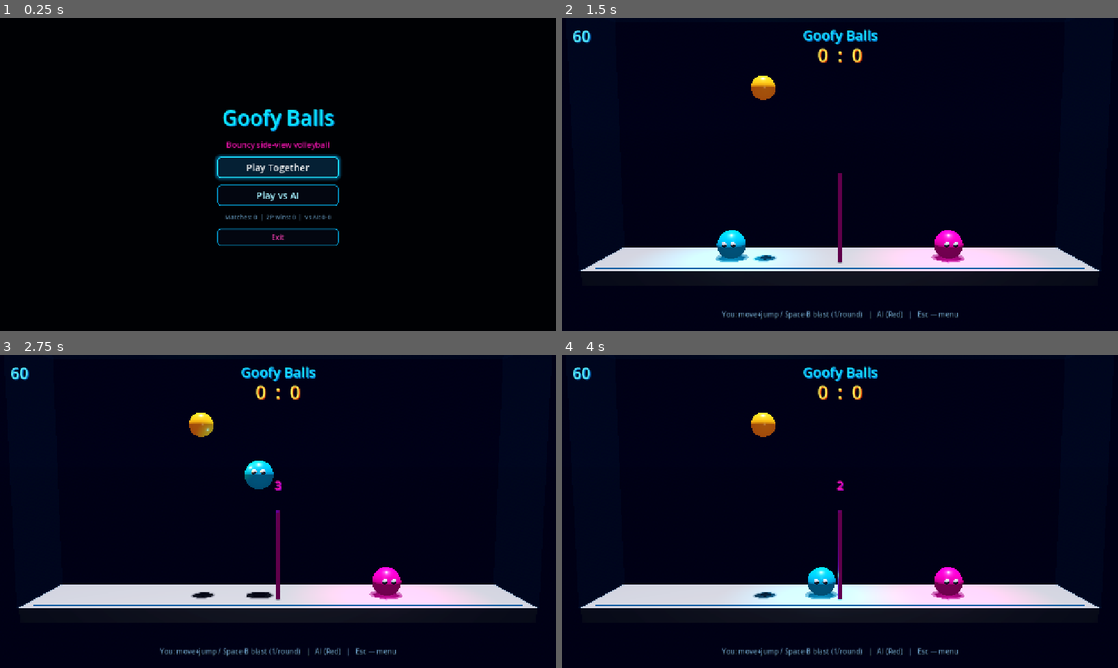
Above: before the commit, frames 1-4 (two rows, left to right).
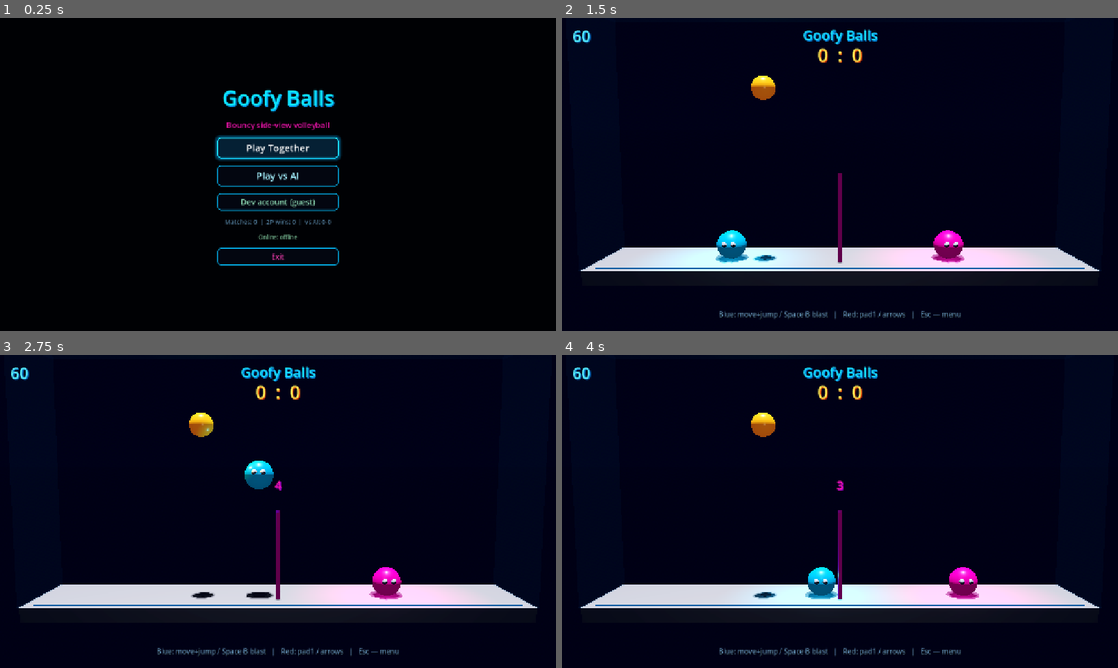
Above: after the commit, the same moments.

Repository: GGamezebo/GoofyBall
Game: Godot game, scene res://main.tscn
Same seed, same stepped clock (60 frames per second), same inputs: the game is played once before the commit and once after it.
Inputs (mouse positions are in pixels of both pictures, inside the frame that each line leads up to):
- Up to frame 1 (0.25 s): no input
- Up to frame 2 (1.5 s): click (840, 202) at 0.5 s, where only the run after the commit has a clickable "Dev account (guest)"; click (840, 149) at 1.25 s, where only the run after the commit has a clickable "Play Together"
- Up to frame 3 (2.75 s): tap Enter at 2 s; move the mouse to (400, 495) at 2.02 s; hold D (p1_right) from 2.03 s (still down); tap Space (p1_self_destruct) at 2.1 s; click (400, 495) at 2.17 s; tap W (p1_jump) at 2.27 s
- Up to frame 4 (4 s): release D (p1_right) at 2.75 s; drag from (728, 527) to (812, 574) at 2.77 s; move the mouse to (895, 442) at 3.52 s; hold D (p1_right) from 3.53 s (still down); tap Right (p2_right) at 3.6 s

The runs differ from the first frame. In frame 1, 6.2% of the frame differs, in the area x 38-62%, y 22-80%; in frame 2, 0.6%; in frame 3, 0.5%; in frame 4, 1.1%.

Commit message:
dev button

Diff:
--- a/src/game/scenes/menu/menu.gd
+++ b/src/game/scenes/menu/menu.gd
@@ -6,8 +6,12 @@
 @export var vs_ai_config: GameConfig
 @export var play_two_button: Button
 @export var play_ai_button: Button
+@export var dev_login_button: Button
 @export var stats_label: Label
+@export var online_status_label: Label
 @export var exit_button: Button
+
+var _auth_busy: bool = false
 
 
 func _ready() -> void:
@@ -16,12 +20,15 @@
 		play_two_button.grab_focus()
 	if play_ai_button:
 		play_ai_button.pressed.connect(_on_play_ai)
+	if dev_login_button:
+		dev_login_button.pressed.connect(_on_dev_login)
 	if exit_button:
 		exit_button.pressed.connect(_on_exit)
 
 
 func initialize(_data: Dictionary = {}) -> void:
 	_refresh_stats()
+	_refresh_online_status()
 
 
 func _refresh_stats() -> void:
@@ -33,6 +40,33 @@
 		pdata.wins_vs_ai,
 		pdata.losses_vs_ai,
 	]
+
+
+func _refresh_online_status() -> void:
+	if online_status_label == null:
+		return
+	var online := _resolve_online_service()
+	if online == null:
+		online_status_label.text = "Online: (no service — isolated run)"
+		return
+	if online.client != null and online.client.has_session():
+		var session: OnlineSession = online.client.session
+		online_status_label.text = "Online: guest  %s" % _short_id(session.user_id)
+		return
+	online_status_label.text = "Online: offline"
+
+
+func _resolve_online_service() -> OnlineService:
+	var parent := get_parent()
+	if parent == null:
+		return null
+	return parent.get_node_or_null("OnlineService") as OnlineService
+
+
+func _short_id(user_id: String) -> String:
+	if user_id.length() <= 12:
+		return user_id
+	return "%s…" % user_id.substr(0, 12)
 
 
 func _on_play_two() -> void:
@@ -47,5 +81,32 @@
 	root_events.ev_start_game.emit({"custom_battle": cfg})
 
 
+func _on_dev_login() -> void:
+	if _auth_busy:
+		return
+	var online := _resolve_online_service()
+	if online == null:
+		_set_online_status("Online: no OnlineService (run via main)")
+		return
+	_auth_busy = true
+	if dev_login_button:
+		dev_login_button.disabled = true
+	_set_online_status("Online: creating guest…")
+	var session := await online.authenticate_guest_async()
+	_auth_busy = false
+	if dev_login_button:
+		dev_login_button.disabled = false
+	if session == null or not session.is_valid():
+		_set_online_status("Online: guest failed (is Nakama up?)")
+		return
+	_set_online_status("Online: guest  %s" % _short_id(session.user_id))
+	_refresh_stats()
+
+
+func _set_online_status(text: String) -> void:
+	if online_status_label:
+		online_status_label.text = text
+
+
 func _on_exit() -> void:
 	get_tree().quit()
--- a/src/game/scenes/menu/menu.tscn
+++ b/src/game/scenes/menu/menu.tscn
@@ -44,7 +44,7 @@
 corner_radius_bottom_right = 8
 corner_radius_bottom_left = 8
 
-[node name="Menu" type="Control" node_paths=PackedStringArray("play_two_button", "play_ai_button", "stats_label", "exit_button")]
+[node name="Menu" type="Control" node_paths=PackedStringArray("play_two_button", "play_ai_button", "dev_login_button", "stats_label", "online_status_label", "exit_button")]
 layout_mode = 3
 anchors_preset = 15
 anchor_right = 1.0
@@ -58,7 +58,9 @@
 vs_ai_config = ExtResource("5")
 play_two_button = NodePath("Center/VBox/PlayTwoButton")
 play_ai_button = NodePath("Center/VBox/PlayAiButton")
+dev_login_button = NodePath("Center/VBox/DevLoginButton")
 stats_label = NodePath("Center/VBox/StatsLabel")
+online_status_label = NodePath("Center/VBox/OnlineStatusLabel")
 exit_button = NodePath("Center/VBox/ExitButton")
 
 [node name="Background" type="ColorRect" parent="."]
@@ -123,11 +125,30 @@
 theme_override_styles/focus = SubResource("StyleBoxFlat_button_hover")
 text = "Play vs AI"
 
+[node name="DevLoginButton" type="Button" parent="Center/VBox"]
+custom_minimum_size = Vector2(280, 40)
+layout_mode = 2
+theme_override_colors/font_color = Color(0.55, 0.85, 0.7, 1)
+theme_override_colors/font_hover_color = Color(1, 1, 1, 1)
+theme_override_font_sizes/font_size = 18
+theme_override_styles/normal = SubResource("StyleBoxFlat_button")
+theme_override_styles/hover = SubResource("StyleBoxFlat_button_hover")
+theme_override_styles/pressed = SubResource("StyleBoxFlat_button_pressed")
+theme_override_styles/focus = SubResource("StyleBoxFlat_button_hover")
+text = "Dev account (guest)"
+
 [node name="StatsLabel" type="Label" parent="Center/VBox"]
 layout_mode = 2
 theme_override_colors/font_color = Color(0.38, 0.58, 0.72, 0.9)
 theme_override_font_sizes/font_size = 14
 text = "Matches: 0"
+horizontal_alignment = 1
+
+[node name="OnlineStatusLabel" type="Label" parent="Center/VBox"]
+layout_mode = 2
+theme_override_colors/font_color = Color(0.45, 0.7, 0.55, 0.95)
+theme_override_font_sizes/font_size = 13
+text = "Online: offline"
 horizontal_alignment = 1
 
 [node name="ExitButton" type="Button" parent="Center/VBox"]
Not shown, changed: src/features/online/README.md
